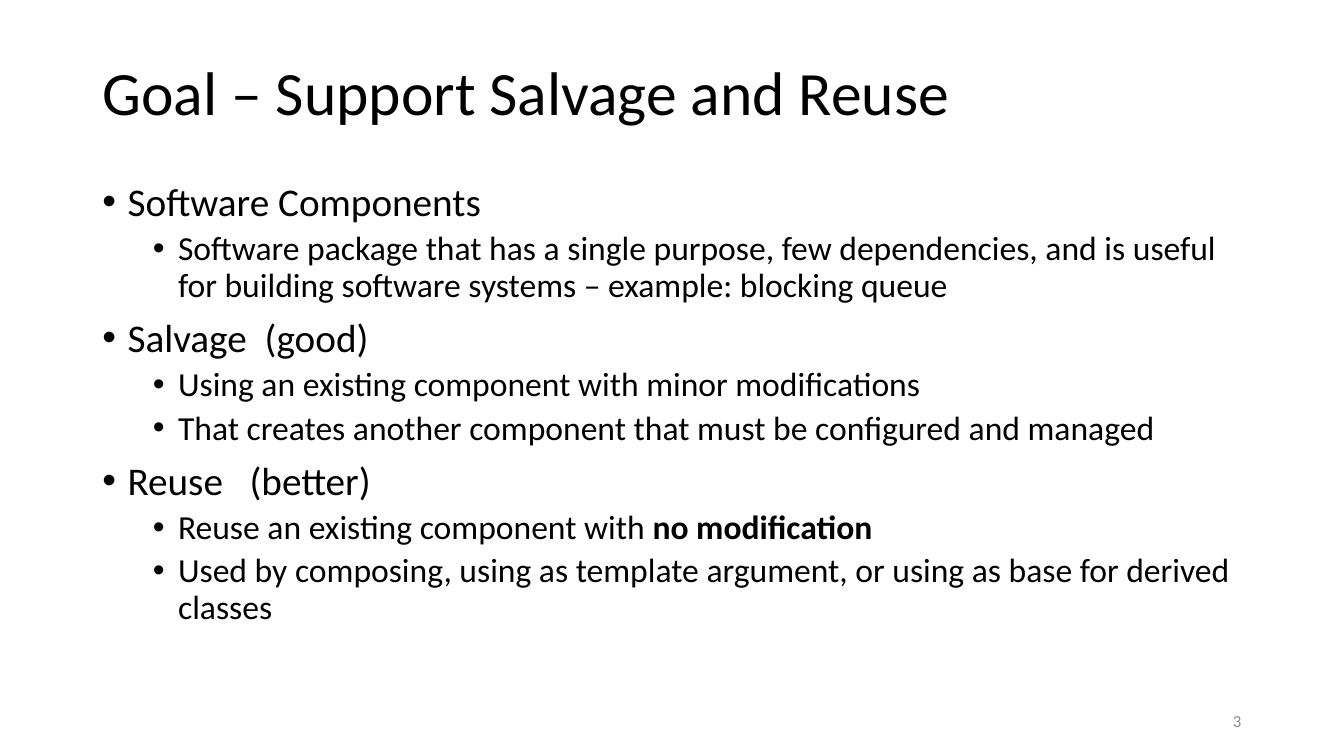
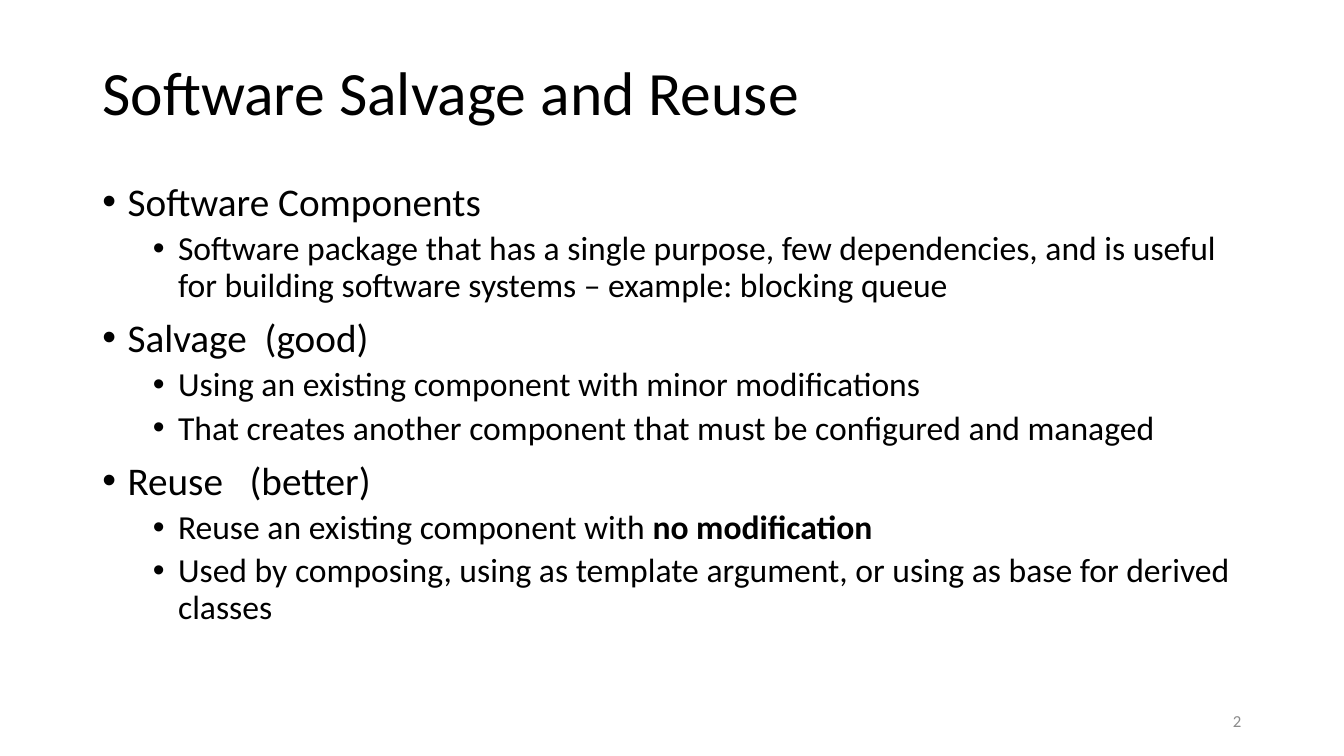
Before and after one commit to JimFawcett/JimFawcett.github.io, a slide deck: slide 2 of Resources/PublishingSourceCode.pptx (slide 3 before the commit). Drawn at 1344x756 pixels with LibreOffice and Linux fonts; fonts in the diff are those of the drawing. Boxes give left, top, right and bottom in pixels: in the first picture for what was removed or moved away, otherwise in the second. Text is boxed around its words. In the diff, an @@ line names an element or a change of style, - is before the commit and + after.

```diff
--- a/Resources/PublishingSourceCode.pptx
+++ b/Resources/PublishingSourceCode.pptx
@@ title at (102, 72, 799, 126): text changed @@
-Goal – Support Salvage and Reuse
+Software Salvage and Reuse
@@ page number at (1233, 716, 1241, 727): text changed @@
-3
+2
```
Also in this commit, not shown: 7 other slides changed, 2 slides added, 1 other file.
